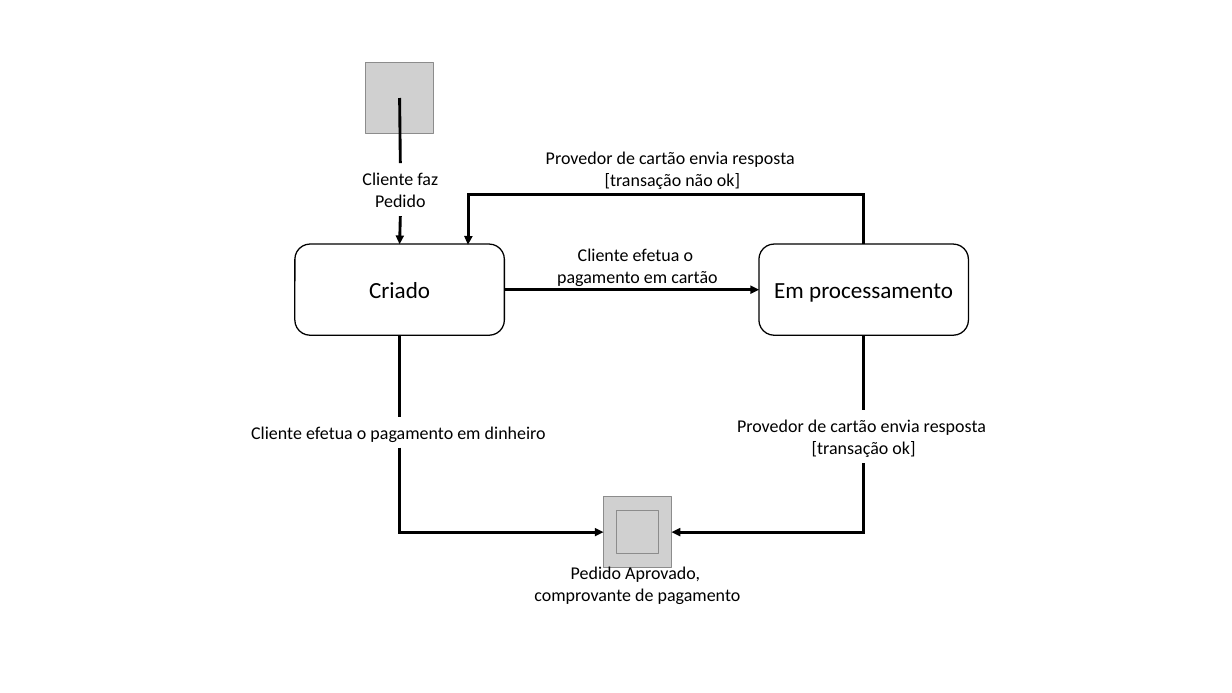
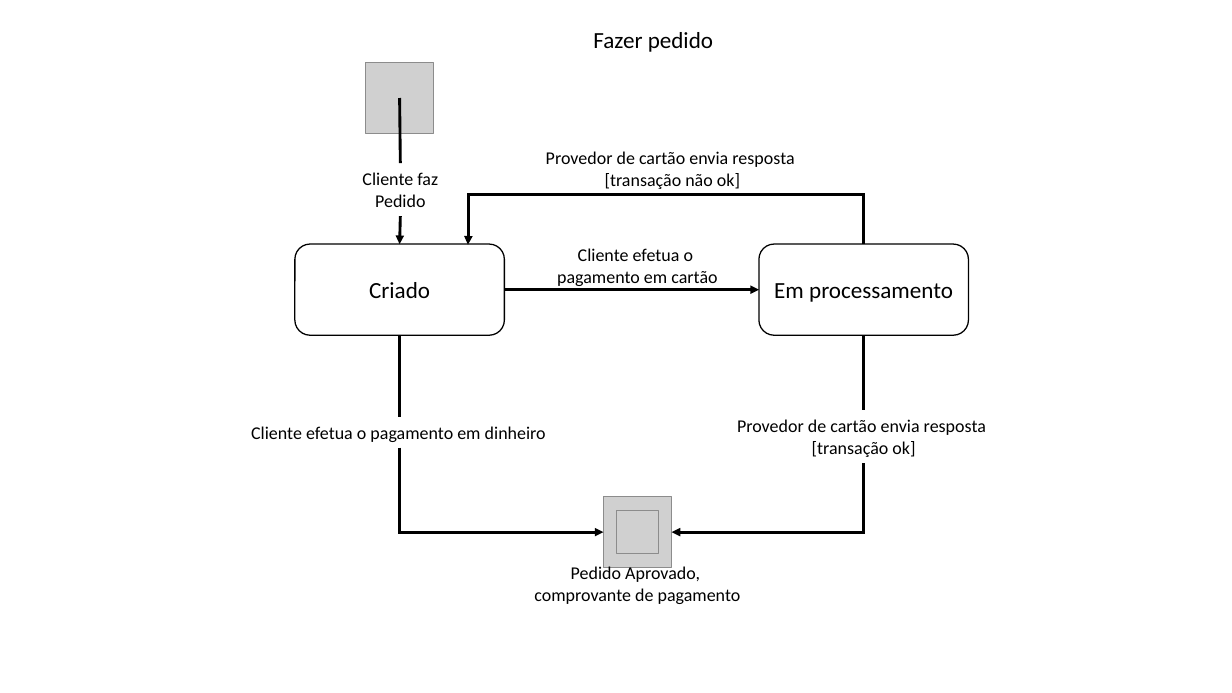
Before and after one commit to vitosoliveira/OPE, a slide deck: slide 1 of 21. Analise_de_ciclo_de_vida.pptx. Drawn at 1232x693 pixels with LibreOffice and Linux fonts; fonts in the diff are those of the drawing; grey boxes stand for pictures. Boxes give left, top, right and bottom in pixels: in the first picture for what was removed or moved away, otherwise in the second. Text is boxed around its words. In the diff, an @@ line names an element or a change of style, - is before the commit and + after.

```diff
--- a/21. Analise_de_ciclo_de_vida.pptx
+++ b/21. Analise_de_ciclo_de_vida.pptx
@@ text added at (x1=593, y1=32, x2=713, y2=52), 18 pt, text #000000 @@
+Fazer pedido
```
Also in this commit, not shown: 1 other slide changed, 16 other files.
